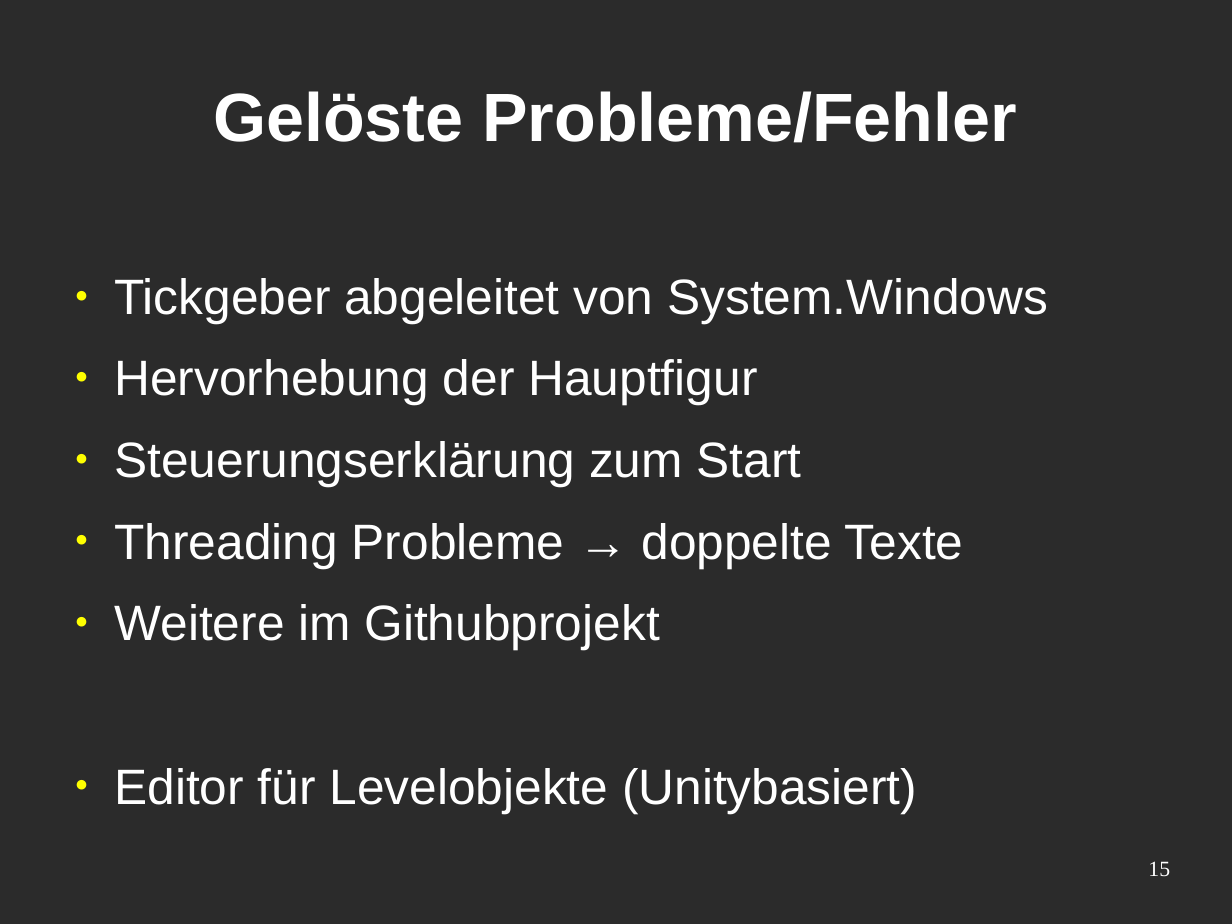
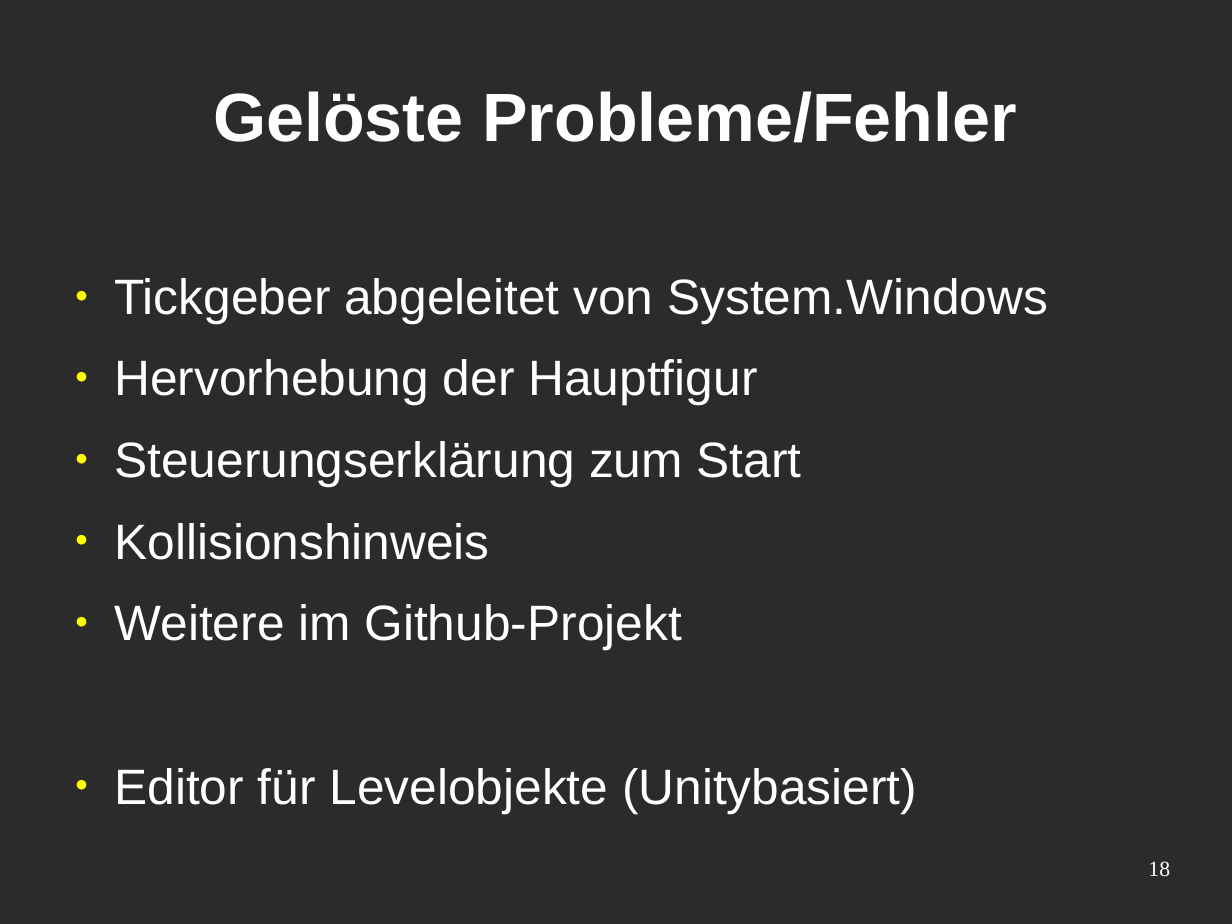
Before and after one commit to holycrab13/TactileGame, a slide deck: slide 18 of präsentation.odp (slide 15 before the commit). Drawn at 1232x924 pixels with LibreOffice and Linux fonts; fonts in the diff are those of the drawing; background and template pictures are left out; a plain dark background stands for a picture behind light text. Boxes give left, top, right and bottom in pixels: in the first picture for what was removed or moved away, otherwise in the second. Text is boxed around its words. In the diff, an @@ line names an element or a change of style, - is before the commit and + after.

```diff
--- a/präsentation.odp
+++ b/präsentation.odp
@@ text at [114, 523, 682, 650]: text changed @@
-● Threading Probleme → doppelte Texte
-● Weitere im Githubprojekt
+● Kollisionshinweis
+● Weitere im Github-Projekt
@@ page number at [1148, 861, 1170, 877]: text changed @@
-15
+18
```
Also in this commit, not shown: 6 other slides changed, 4 slides added, 1 slide removed, 1 other file.
